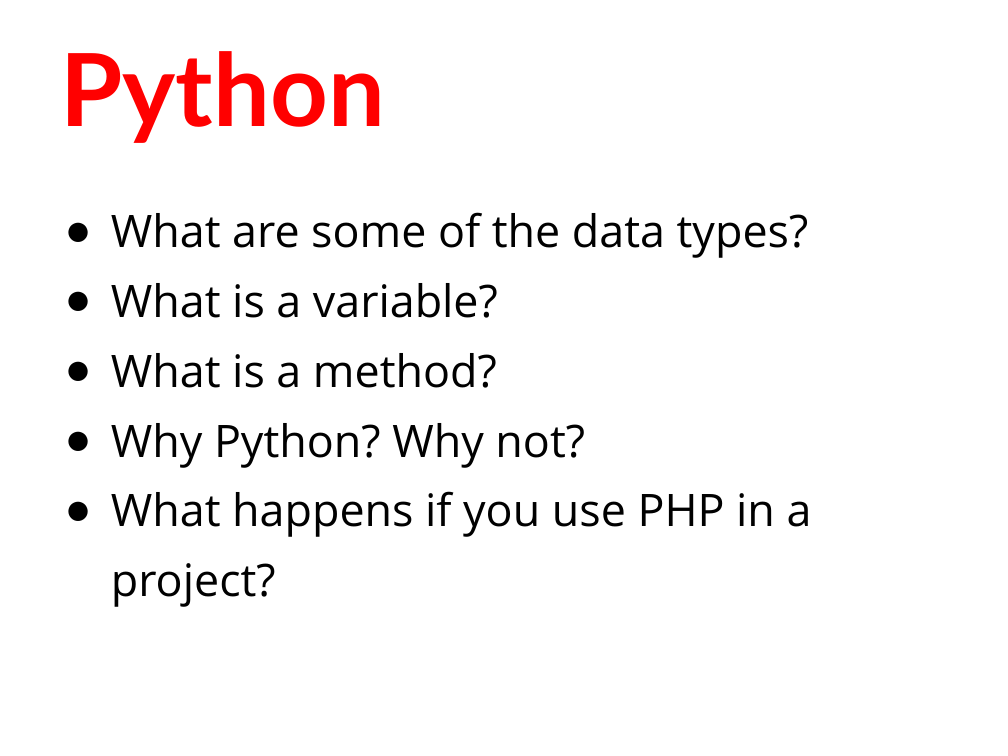
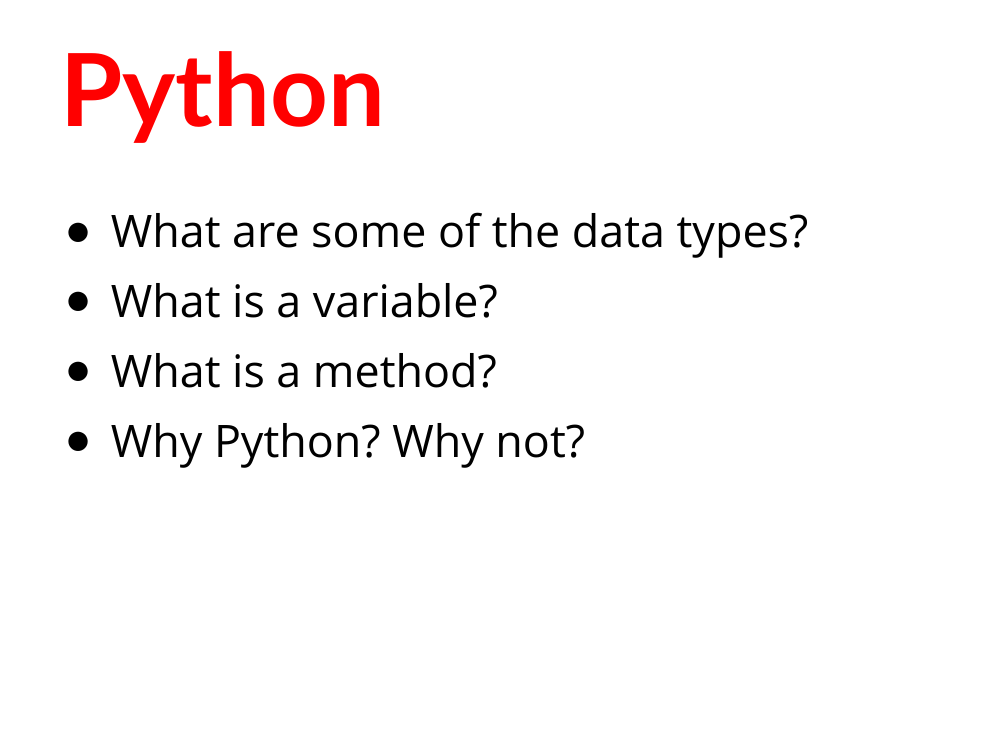
Before and after one commit to humanitiesprogramming/slides, a slide deck: slide 2 of 2018/python/day2-review.pptx. Drawn at 1008x756 pixels with LibreOffice and Linux fonts; fonts in the diff are those of the drawing. Boxes give left, top, right and bottom in pixels: in the first picture for what was removed or moved away, otherwise in the second. Text is boxed around its words. In the diff, an @@ line names an element or a change of style, - is before the commit and + after.

```diff
--- a/2018/python/day2-review.pptx
+++ b/2018/python/day2-review.pptx
@@ text at (111, 491, 812, 607): paragraph removed @@
-● What happens if you use PHP in a project?
```
Also in this commit, not shown: 1 other slide changed, 3 slides removed.
